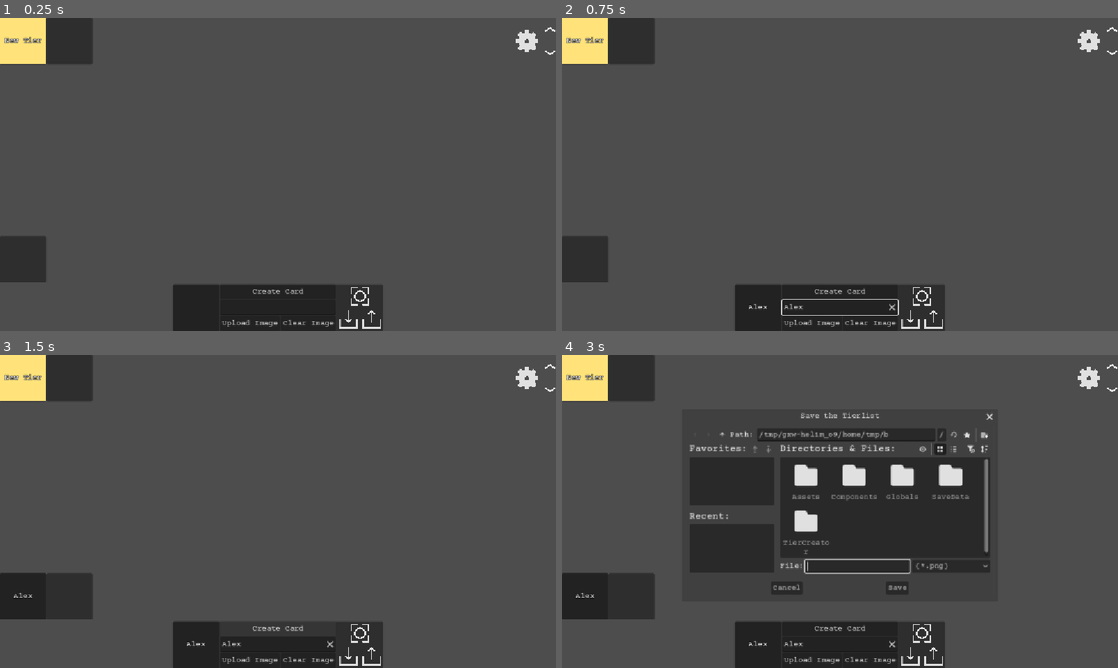
Above: before the commit, frames 1-4 (two rows, left to right).
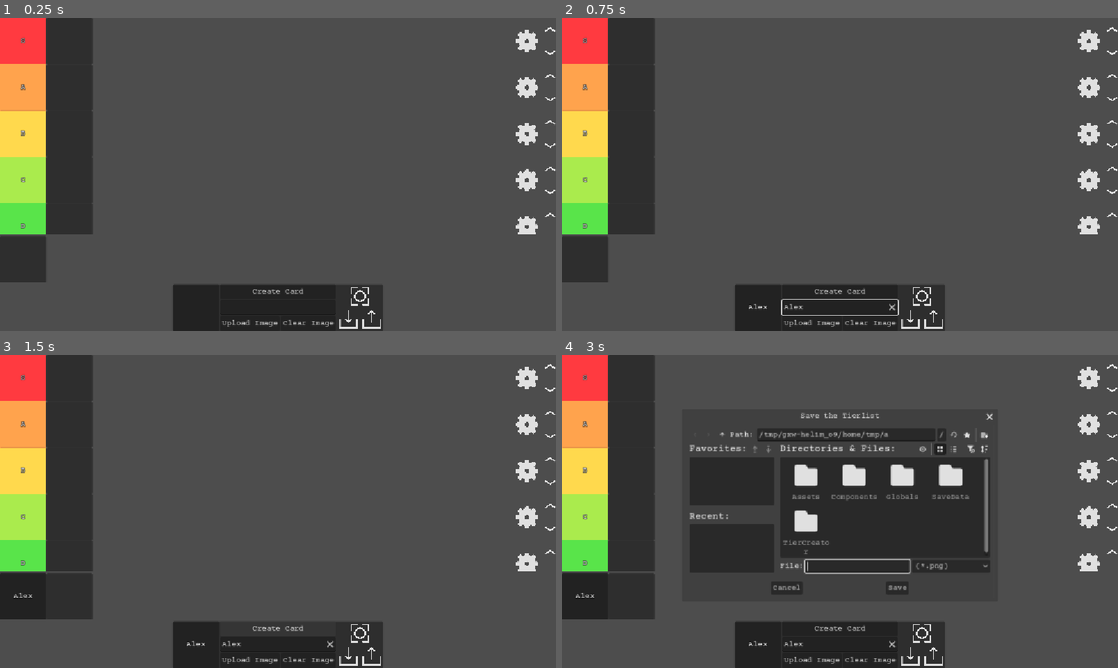
Above: after the commit, the same moments.

Repository: White-Dove-Gamedev/Tier-Creator
Game: Godot game, scene res://TierCreator/tier_creator.tscn
Same seed, same stepped clock (60 frames per second), same inputs: the game is played once before the commit and once after it.
Inputs (mouse positions are in pixels of both pictures, inside the frame that each line leads up to):
- Up to frame 1 (0.25 s): no input
- Up to frame 2 (0.75 s): click (840, 309) at 0.52 s; type "Alex" at 0.6 s
- Up to frame 3 (1.5 s): click "Create Card" at 1.25 s
- Up to frame 4 (3 s): click "Clear Image" at 2 s; click (923, 633) at 2.75 s

The runs differ from the first frame. In frame 1, 11% of the frame differs, in the area x 0-100%, y 0-70%; in frame 2, 11%; in frame 3, 11%; in frame 4, 11%.

Commit message:
Setup a default Tierlist

Diff:
--- a/TierCreator/tier_creator.gd
+++ b/TierCreator/tier_creator.gd
@@ -24,8 +24,35 @@
 	set_save_file_dialog()
 	set_settings_window()
 	set_screenshot_texture_button()
-
-	add_tier_category()
+	set_default_tier_list()
+
+
+func set_default_tier_list() -> void:
+	var s_tier_category := TIER_CATEGORY.instantiate() as TierCategory
+	tier_list.tiers_v_box_container.add_child(s_tier_category)
+	s_tier_category.tier_name.tier_label.text = "S"
+	s_tier_category.tier_name.background_color_rect.color = Color.html("ff3a40")
+	connect_tier_category_signals(s_tier_category)
+	var a_tier_category := TIER_CATEGORY.instantiate() as TierCategory
+	tier_list.tiers_v_box_container.add_child(a_tier_category)
+	a_tier_category.tier_name.tier_label.text = "A"
+	a_tier_category.tier_name.background_color_rect.color = Color.html("ffa34d")
+	connect_tier_category_signals(a_tier_category)
+	var b_tier_category := TIER_CATEGORY.instantiate() as TierCategory
+	tier_list.tiers_v_box_container.add_child(b_tier_category)
+	b_tier_category.tier_name.tier_label.text = "B"
+	b_tier_category.tier_name.background_color_rect.color = Color.html("ffd94d")
+	connect_tier_category_signals(b_tier_category)
+	var c_tier_category := TIER_CATEGORY.instantiate() as TierCategory
+	tier_list.tiers_v_box_container.add_child(c_tier_category)
+	c_tier_category.tier_name.tier_label.text = "C"
+	c_tier_category.tier_name.background_color_rect.color = Color.html("aaeb4d")
+	connect_tier_category_signals(c_tier_category)
+	var d_tier_category := TIER_CATEGORY.instantiate() as TierCategory
+	tier_list.tiers_v_box_container.add_child(d_tier_category)
+	d_tier_category.tier_name.tier_label.text = "D"
+	d_tier_category.tier_name.background_color_rect.color = Color.html("59e44a")
+	connect_tier_category_signals(d_tier_category)
 
 
 func set_card_v_box_container() -> void:
